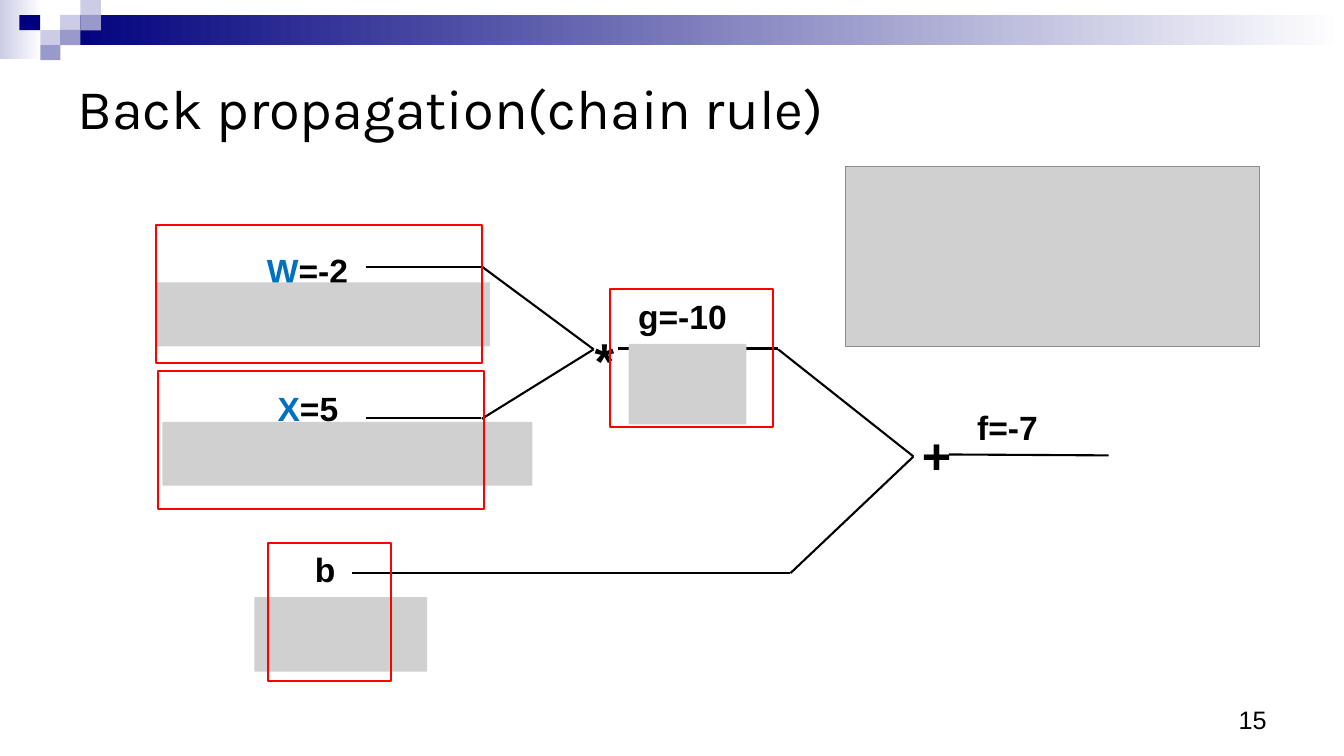
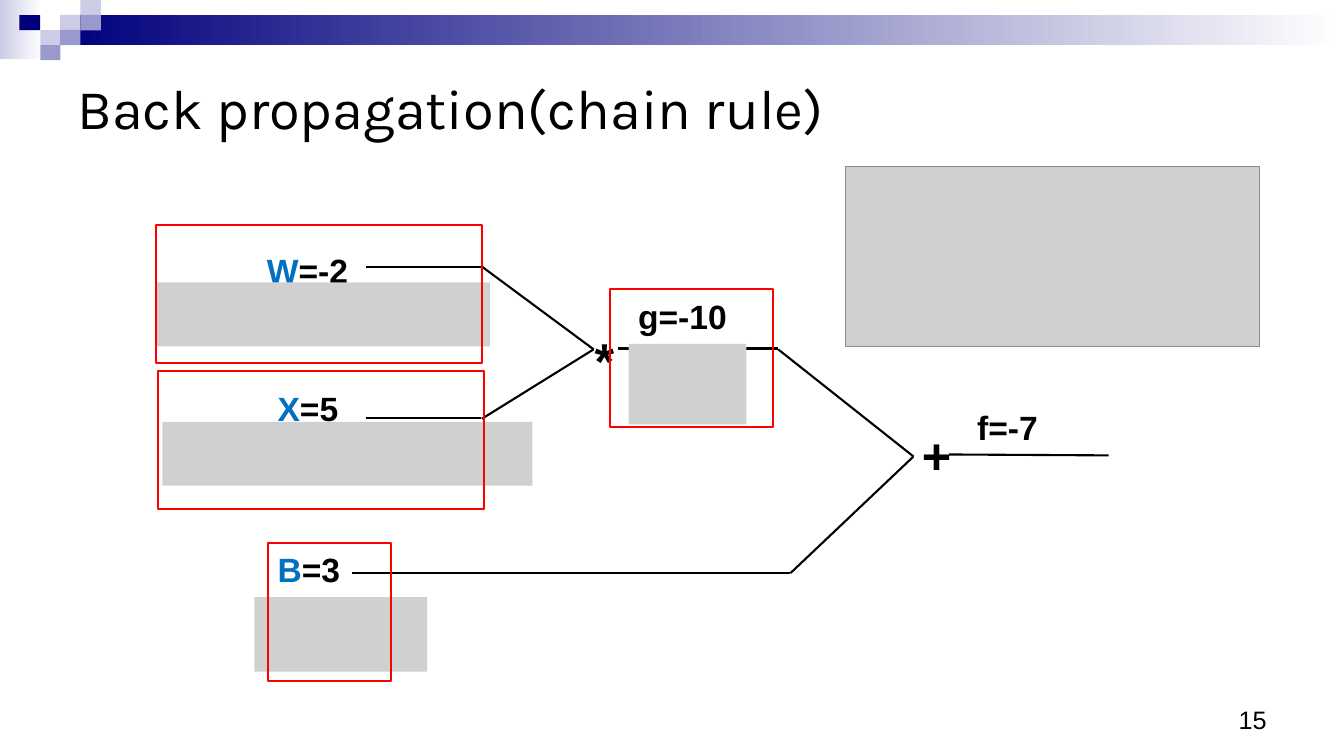
Before and after one commit to Smart-IoT-Lab/study-for-machine-learning, a slide deck: slide 15 of week_5/발표자료/이미미_발표자료_200114.pptx. Drawn at 1344x756 pixels with LibreOffice and Linux fonts; fonts in the diff are those of the drawing; grey boxes stand for pictures; background and template pictures are left out. Boxes give left, top, right and bottom in pixels: in the first picture for what was removed or moved away, otherwise in the second. Text is boxed around its words. In the diff, an @@ line names an element or a change of style, - is before the commit and + after.

Commit message:
5주차

```diff
--- a/week_5/발표자료/이미미_발표자료_200114.pptx
+++ b/week_5/발표자료/이미미_발표자료_200114.pptx
@@ text at (x1=278, y1=558, x2=341, y2=583): text changed @@
-b
+B=3
```
